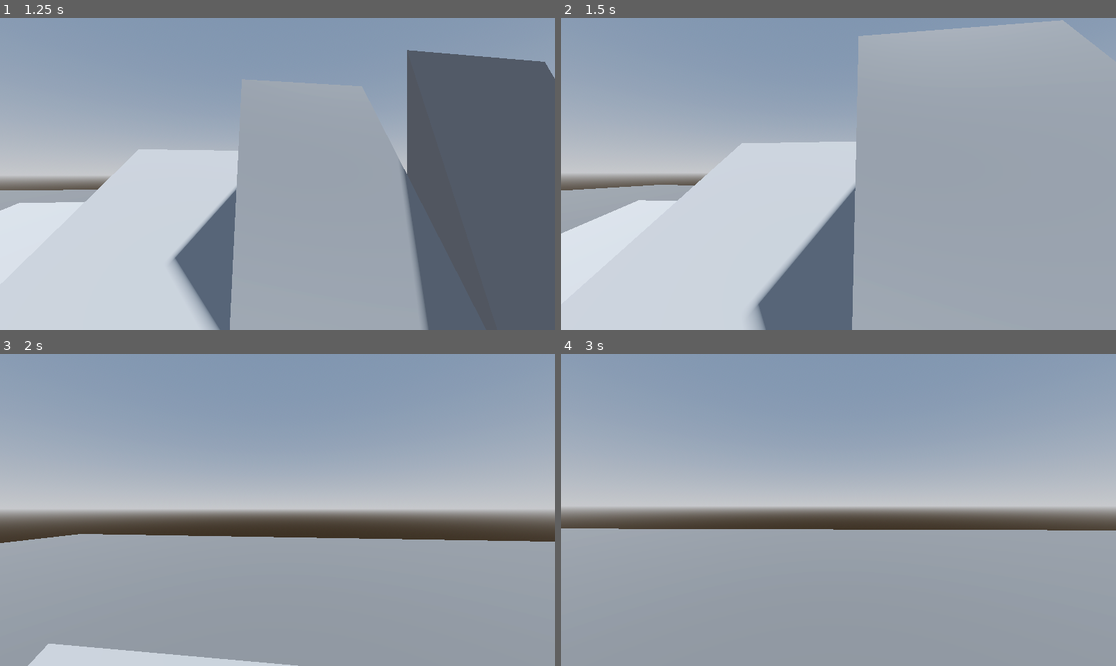
Above: before the commit, frames 1-4 (two rows, left to right).
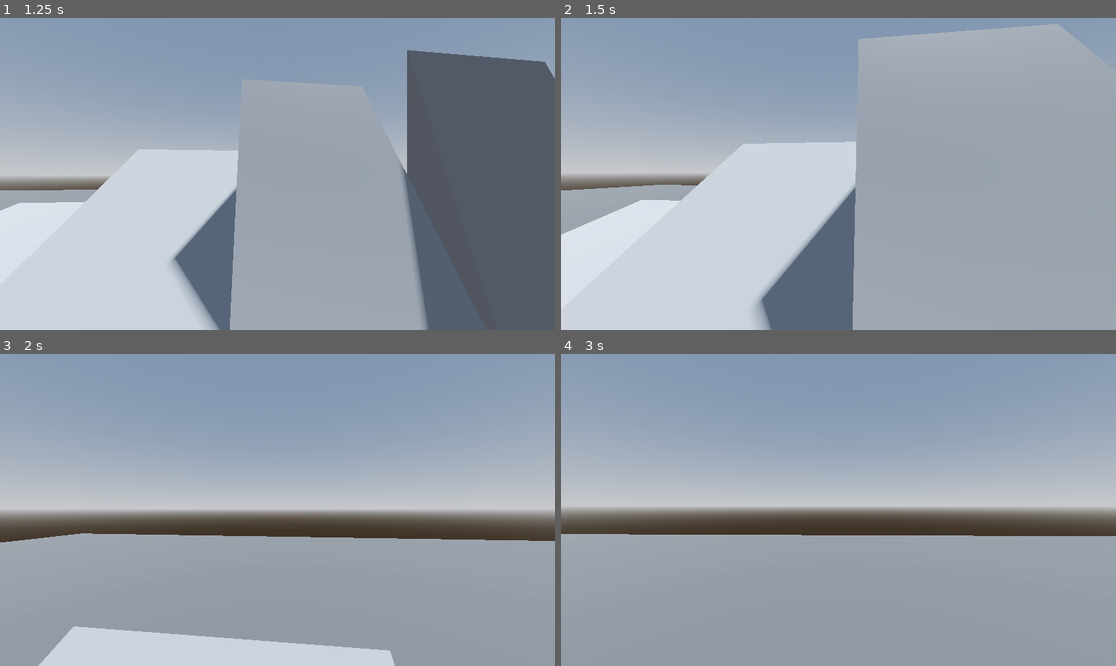
Above: after the commit, the same moments.

Repository: alexjhetherington/godot-character-controller-example
Game: Godot game, scene res://demo.tscn
Same seed, same stepped clock (60 frames per second), same inputs: the game is played once before the commit and once after it.
Inputs (mouse positions are in pixels of both pictures, inside the frame that each line leads up to):
- Up to frame 1 (1.25 s): tap Enter at 0.5 s; move the mouse to (305, 174) at 0.52 s; hold W (move_forward) from 0.53 s (still down); tap Shift (sprint) at 0.6 s
- Up to frame 2 (1.5 s): keep holding W (move_forward); move the mouse to (810, 174) at 1.27 s; tap Shift (sprint) at 1.35 s
- Up to frame 3 (2 s): keep holding W (move_forward)
- Up to frame 4 (3 s): keep holding W (move_forward); move the mouse to (849, 503) at 2.02 s; tap Shift (sprint) at 2.1, 2.85 s; tap Space at 2.75 s; move the mouse to (832, 516) at 2.77 s

Frame 1 is identical in both runs. In frame 2, 0.8% of the frame differs, in the area x 0-95%, y 0-100%; in frame 3, 4.1%, in the area x 0-100%, y 57-100%; in frame 4, 1.8%.

Commit message:
Improve tooltips; expose collisions; add hack for edge case; clean vars

Diff:
--- a/scenes/player.tscn
+++ b/scenes/player.tscn
@@ -6,7 +6,7 @@
 
 [sub_resource type="CylinderShape3D" id="CylinderShape3D_pbjdi"]
 height = 1.8
-radius = 0.25
+radius = 0.3
 
 [node name="player" type="StaticBody3D" node_paths=PackedStringArray("head", "orientation", "camera", "collision_shape")]
 script = ExtResource("1_djvrb")
--- a/scripts/player_demo.gd
+++ b/scripts/player_demo.gd
@@ -4,30 +4,55 @@
 @export var orientation : Node3D
 @export var camera : Camera3D
 
+## A reference to the collision shape this physics body is using
+## (It's just a bit easier rather than aquiring the reference via code)
 @export var collision_shape : CollisionShape3D
 
+## The character will be blocked from moving up slopes steeper than this angle
+## The character will be not be flagged as 'grounded' when stood on slopes steeper than this angle
 @export var slope_limit : float = 45
 
+## The character will automatically adjust height to step over obstacles this high
 @export var step_height = 0.2
+
+## When grounded, the character will snap down this distance
+## This keeps the character on steps, slopes, and helps keep behaviour consistent
 @export var snap_to_ground_distance = 0.2
 
-# Stop movement when the character touches at least 2 steep slopes in one
-# movement and movement is under this threshold.
+
+@export_group("Advanced")
+## Stop movement under this distance, but only if the movement touches at least 2 steep slopes
+## The slope movement code in this class does not handle all edge cases; this is a hack to eliminate
+## jitter movement
 @export var steep_slope_jitter_reduce = 0.03
 
-# The godot move_and_collide method has built in depenetration
-@export var safe_margin = 0.001
-
-# If a collision happens within this distance of the bottom of the collider
-# it's considered the "bottom"
-# This value is used to determine if slopes should actually make the player
-# rise, or if they should be considered a wall, in the case where the slope
-# is above the players feet
+## The godot move_and_collide method has built in depenetration
+## Higher values can eliminate jittery movement against obscure geometry, but in my experience
+## this comes at the cost of making movement across flush collision planes a bit unreliable
+@export var depenetration_margin = 0.001
+
+## The distance under the player to check for ground at the start of movement
+## This is in addition to the usual method of setting grounded state by collision
+@export var ground_cast_distance = 0.004
+
+## If a collision happens within this distance of the bottom of the collider
+## it's considered the "bottom"
+## This value is used to determine if slopes should actually make the player
+## rise, or if they should be considered a wall, in the case where the slope
+## is above the players feet
 @export var bottom_height = 0.05
 
-# How many times to move_and_collide. The algorithm early exits anyway
-# The value of turning this up is to make movement in very complicated terrain more
-# accurate. 4 is a decent number!
+## The movement code in this class tries to adjust translation to confirm to the collision plane
+## This means the same plane should never be hit more than once within 1 frame
+## This sometimes happens anyway, typically when there is a small safe margin
+## If it happens, the movement will be blocked and the rest of the movement iterations will be
+## consumed
+## This is a little hack to slightly adjust the translation to break out of this infinite loop
+@export var same_surface_adjust_distance = 0.001
+
+## How many times to move_and_collide. The algorithm early exits anyway
+## The value of turning this up is to make movement in very complicated terrain more
+## accurate. 4 is a decent number for low poly terrain!
 @export var max_iteration_count = 4
 
 
@@ -45,6 +70,9 @@
 var total_stepped_height : float = 0
 
 var escape_pressed : int
+var vertical_collisions : Array[KinematicCollision3D]
+var lateral_collisions : Array[KinematicCollision3D]
+var snap_collisions : Array[KinematicCollision3D]
 
 enum MovementType {VERTICAL, LATERAL}
 
@@ -63,7 +91,7 @@
 	if event is InputEventMouseMotion and Input.get_mouse_mode() == Input.MOUSE_MODE_CAPTURED:
 		orientation.rotate_y(-event.relative.x * mouse_sensitivity)
 		head.rotate_x(-event.relative.y * mouse_sensitivity)
-		head.rotation.x = clamp(head.rotation.x, -1.2, 1.2)
+		head.rotation.x = clamp(head.rotation.x, -1.4, 1.4)
 
 # TODO should this be in unhandled input?
 # Input buffering? lol lmao
@@ -79,12 +107,12 @@
 	elif !Input.is_key_pressed(KEY_ESCAPE):
 		escape_pressed = 0
 
-
 	if Input.get_mouse_mode() != Input.MOUSE_MODE_CAPTURED:
 		return Vector2(0,0)
 
 	if Input.is_action_just_pressed("sprint"):
 		at_max_speed = !at_max_speed
+
 	var input_dir : Vector2 = Vector2()
 	if Input.is_action_pressed("move_forward"):
 		input_dir += Vector2.UP
@@ -95,10 +123,12 @@
 	if Input.is_action_pressed("strafe_right"):
 		input_dir -= Vector2.LEFT
 	input_dir = input_dir.normalized()
+
 	# Local rotation is fine given the parent isn't rotating ever
 	return input_dir.rotated(-orientation.rotation.y)
 
 func _physics_process(delta):
+
 	# Before Move
 	var _desired_horz_velocity = get_input()
 	var desired_horz_velocity := Vector3.ZERO
@@ -127,19 +157,23 @@
 func move(intended_velocity : Vector3, delta : float):
 	var start_position := position
 
-	var lateral_translation = horz(intended_velocity) * delta
+	var lateral_translation = horz(intended_velocity * delta)
 	var initial_lateral_translation = lateral_translation
-	var vertical_translation = vert(intended_velocity) * delta
+	var vertical_translation = vert(intended_velocity * delta)
 	var initial_vertical_translation = vertical_translation
 
 	grounded = false
 	steep_slope_normals = []
 	total_stepped_height = 0
 
+	vertical_collisions.clear()
+	lateral_collisions.clear()
+	snap_collisions.clear()
+
 	# An initial grounded check is important because ground normal is used
 	# to detect seams with steep slopes; which often are collided with before the ground
 	if vertical_translation.y <= 0:
-		var initial_grounded_collision := move_and_collide(Vector3.DOWN * safe_margin * 4, true, safe_margin)
+		var initial_grounded_collision := move_and_collide(Vector3.DOWN * ground_cast_distance, true, depenetration_margin)
 		if initial_grounded_collision:
 			if initial_grounded_collision.get_normal(0).angle_to(Vector3.UP) < deg_to_rad(slope_limit):
 				grounded = true
@@ -149,7 +183,7 @@
 	var lateral_iterations = 0
 	while lateral_translation.length() > 0 and lateral_iterations < max_iteration_count:
 
-		lateral_translation = move_iteration(MovementType.LATERAL, initial_lateral_translation, lateral_translation)
+		lateral_translation = move_iteration(MovementType.LATERAL, lateral_collisions, initial_lateral_translation, lateral_translation)
 		lateral_iterations += 1
 
 		# De-jitter by just ignoring lateral movement
@@ -161,7 +195,7 @@
 	var vertical_iterations = 0
 	while vertical_translation.length() > 0 and vertical_iterations < max_iteration_count:
 
-		vertical_translation = move_iteration(MovementType.VERTICAL, initial_vertical_translation, vertical_translation)
+		vertical_translation = move_iteration(MovementType.VERTICAL, vertical_collisions, initial_vertical_translation, vertical_translation)
 		vertical_iterations += 1
 
 	# Don't include step height in actual velocity
@@ -193,26 +227,31 @@
 		var ground_snap_translation = Vector3.DOWN * snap_to_ground_distance
 		while ground_snap_translation.length() > 0 and ground_snap_iterations < max_iteration_count:
 
-			ground_snap_translation = move_iteration(MovementType.VERTICAL, Vector3.DOWN, ground_snap_translation)
+			ground_snap_translation = move_iteration(MovementType.VERTICAL, snap_collisions, Vector3.DOWN, ground_snap_translation)
 			ground_snap_iterations += 1
 
-		# If snap doesn't end by touching the ground - don't snap
-		var after_snap_ground_test := move_and_collide(Vector3.DOWN * safe_margin * 4, true, safe_margin)
-		if !(after_snap_ground_test and after_snap_ground_test.get_normal(0).angle_to(Vector3.UP) < deg_to_rad(slope_limit)):
+		# Decide whether to keep the snap or not
+		if snap_collisions.is_empty():
+			var after_snap_ground_test := move_and_collide(Vector3.DOWN * ground_cast_distance, true, depenetration_margin)
+			if after_snap_ground_test and after_snap_ground_test.get_normal(0).angle_to(Vector3.UP) < deg_to_rad(slope_limit):
+				# There was no snap collisions, but there is ground underneath
+				# This can be due to an edge case where the snap movement falls through the ground
+				# Why does this check not fall through the ground? I don't know
+				# In any case, manually set the y
+				position.y = after_snap_ground_test.get_position(0).y
+			else:
+				# No snap collisions and no floor, reset
+				position = before_snap_pos
+		elif !(snap_collisions[snap_collisions.size() - 1].get_normal(0).angle_to(Vector3.UP) < deg_to_rad(slope_limit)):
+			# Collided with steep ground, reset
 			position = before_snap_pos
 	else:
 		camera.donmp()
 
-func horz(v:Vector3):
-	return Vector3(v.x,0,v.z)
-func vert(v:Vector3):
-	return Vector3(0,v.y,0)
 
 # Moves are composed of multiple iterates
 # In each iteration, move until collision, then calculate and return the next movement
-func move_iteration(movement_type: MovementType, initial_direction: Vector3, translation: Vector3):
-
-	# PHASE 1 - Actually move
+func move_iteration(movement_type: MovementType, collision_array : Array, initial_direction: Vector3, translation: Vector3) -> Vector3:
 
 	var collisions : KinematicCollision3D
 
@@ -221,14 +260,14 @@
 		var do_step = false
 		var temp_position = position
 
-		var walk_test_collision = move_and_collide(translation, true, safe_margin)
+		var walk_test_collision = move_and_collide(translation, true, 0)
 
 		var current_step_height = step_height
-		var step_up_collisions := move_and_collide(Vector3.UP * step_height, false, safe_margin)
+		var step_up_collisions := move_and_collide(Vector3.UP * step_height, false, 0)
 		if (step_up_collisions):
 			current_step_height = step_up_collisions.get_travel().length()
-		var raised_forward_collisions := move_and_collide(translation, false, safe_margin)
-		var down_collision := move_and_collide(Vector3.DOWN * current_step_height, false, safe_margin)
+		var raised_forward_collisions := move_and_collide(translation, false, 0)
+		var down_collision := move_and_collide(Vector3.DOWN * current_step_height, false, 0)
 
 		# Only step if the step algorithm landed on a walkable surface
 		# AND the walk lands on a non-walkable surface
@@ -245,23 +284,23 @@
 			camera.damp()
 		else: # Reset and move normally
 			position = temp_position
-			collisions = move_and_collide(translation, false, safe_margin)
+			collisions = move_and_collide(translation, false, depenetration_margin)
 
 	# If Vertical movement, just move; no need to step
 	else:
-		collisions = move_and_collide(translation, false, safe_margin)
+		collisions = move_and_collide(translation, false, depenetration_margin)
 
 	# Moved all remaining distance
 	if !collisions:
 		return Vector3.ZERO
+
+	collision_array.append(collisions)
 
 	# If any ground collisions happen during movement, the character is grounded
 	# Imporant to keep this up-to-date rather than just rely on the initial grounded state
 	if collisions.get_normal(0).angle_to(Vector3.UP) < deg_to_rad(slope_limit):
 		grounded = true
 		ground_normal = collisions.get_normal(0)
-
-	# PHASE 2 - Figure out next iteration direction
 
 	# Surface Angle will be used to "block" movement in some directions
 	var surface_angle = collisions.get_normal(0).angle_to(Vector3.UP)
@@ -337,10 +376,17 @@
 	var continued_translation = projection_plane.project(collisions.get_remainder())
 	var initial_influenced_translation = projection_plane.project(initial_direction)
 
+	var next_translation : Vector3
 	if initial_influenced_translation.dot(continued_translation) >= 0:
-		return continued_translation
+		next_translation = continued_translation
 	else:
-		return initial_influenced_translation.normalized() * continued_translation.length()
+		next_translation = initial_influenced_translation.normalized() * continued_translation.length()
+
+	# See same_surface_adjust_distance
+	if next_translation.normalized() == translation.normalized():
+		next_translation += collisions.get_normal(0) * same_surface_adjust_distance
+
+	return next_translation
 
 
 func already_touched_slope_close_match(normal : Vector3) -> bool:
@@ -378,3 +424,9 @@
 	var emulated_normal = vector_up_slope.rotated(rotation_axis, PI / 2)
 
 	return emulated_normal.normalized()
+
+func horz(v:Vector3):
+	return Vector3(v.x,0,v.z)
+
+func vert(v:Vector3):
+	return Vector3(0,v.y,0)
--- a/scripts/smoother.gd
+++ b/scripts/smoother.gd
@@ -14,20 +14,19 @@
 
 
 # Called every frame. 'delta' is the elapsed time since the previous frame.
-func _process(delta):
+func _process(_delta):
 	if target == null:
 		return
 	var f = Engine.get_physics_interpolation_fraction()
-	var tr: Transform3D = Transform3D()
+	var new_transform: Transform3D = Transform3D()
 
 	var ptDiff = currTransform.origin - prevTransform.origin
-	tr.origin = prevTransform.origin + (ptDiff * f)
+	new_transform.origin = prevTransform.origin + (ptDiff * f)
+	new_transform.basis = _LerpBasis(prevTransform.basis, currTransform.basis, f)
 
-	tr.basis = _LerpBasis(prevTransform.basis, currTransform.basis, f)
+	transform = new_transform
 
-	transform = tr
-
-func _physics_process(delta):
+func _physics_process(_delta):
 	prevTransform = currTransform
 	currTransform = target.global_transform
 
Not shown, changed: README.md
